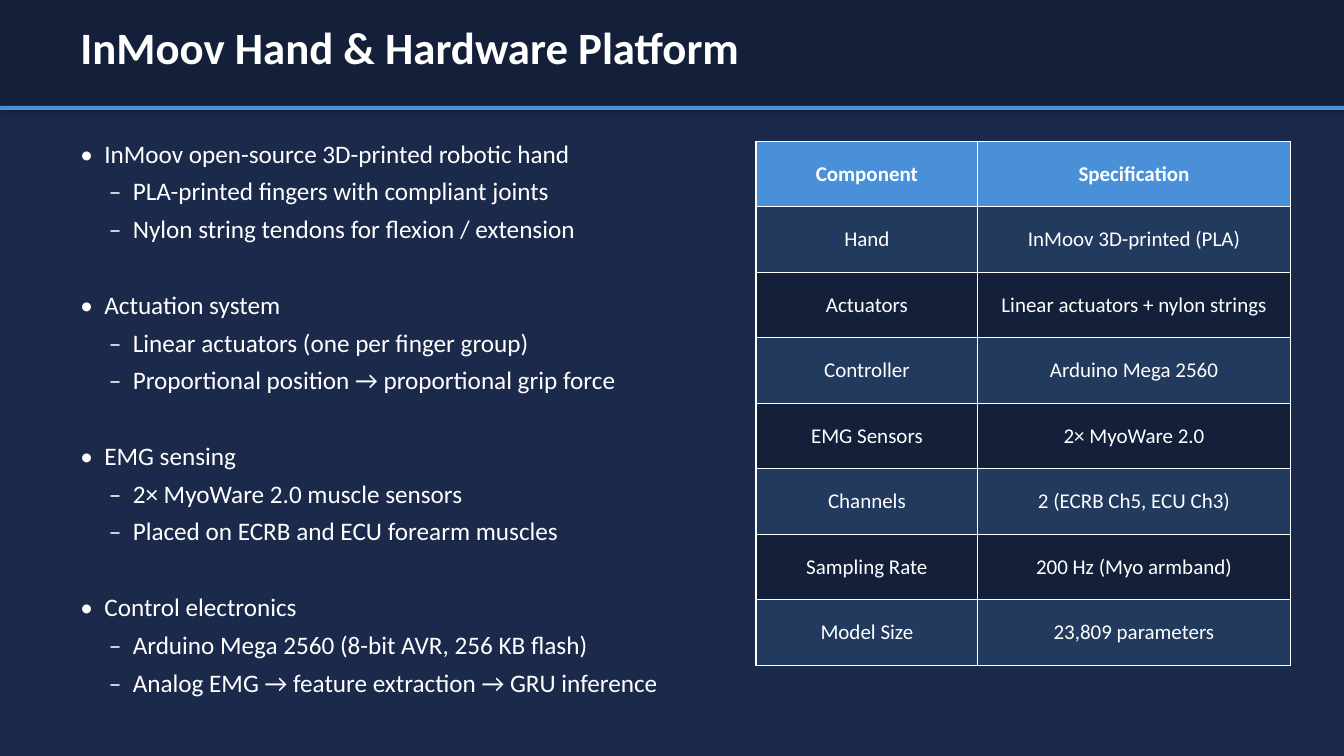
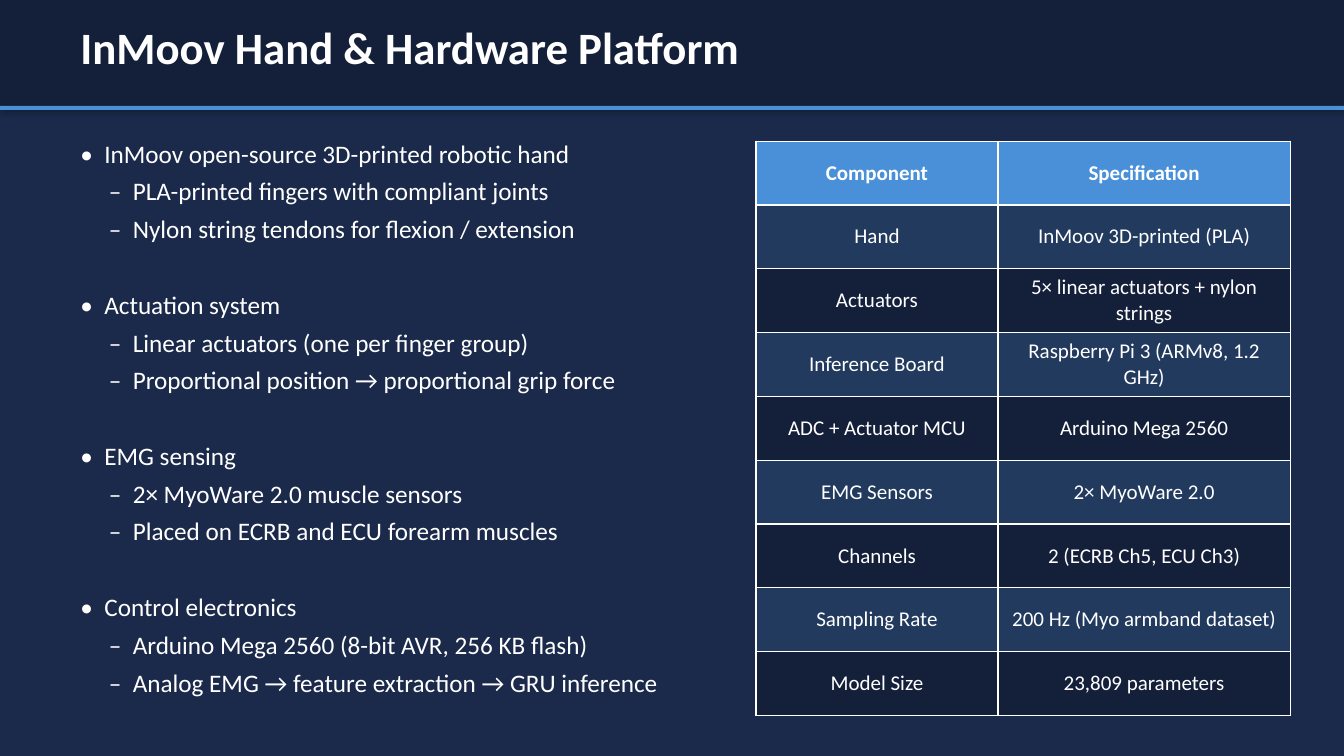
Before and after one commit to mohamedramyharras/graduation-project, a slide deck: slide 5 of paper/presentation.pptx. Drawn at 1344x756 pixels with LibreOffice and Linux fonts; fonts in the diff are those of the drawing. Boxes give left, top, right and bottom in pixels: in the first picture for what was removed or moved away, otherwise in the second. Text is boxed around its words. In the diff, an @@ line names an element or a change of style, - is before the commit and + after.

```diff
--- a/paper/presentation.pptx
+++ b/paper/presentation.pptx
@@ table at (756, 141, 1291, 716) @@
-row 3: Actuators | Linear actuators + nylon strings
-row 4: Controller | Arduino Mega 2560
+row 3: Actuators | 5× linear actuators + nylon strings
+row 4: Inference Board | Raspberry Pi 3 (ARMv8, 1.2 GHz)
+row 5: ADC + Actuator MCU | Arduino Mega 2560
-row 8, column 2: 200 Hz (Myo armband)
+row 8, column 2: 200 Hz (Myo armband dataset)
```
Also in this commit, not shown: 1 slide added, 1 slide removed, 9 other files.
